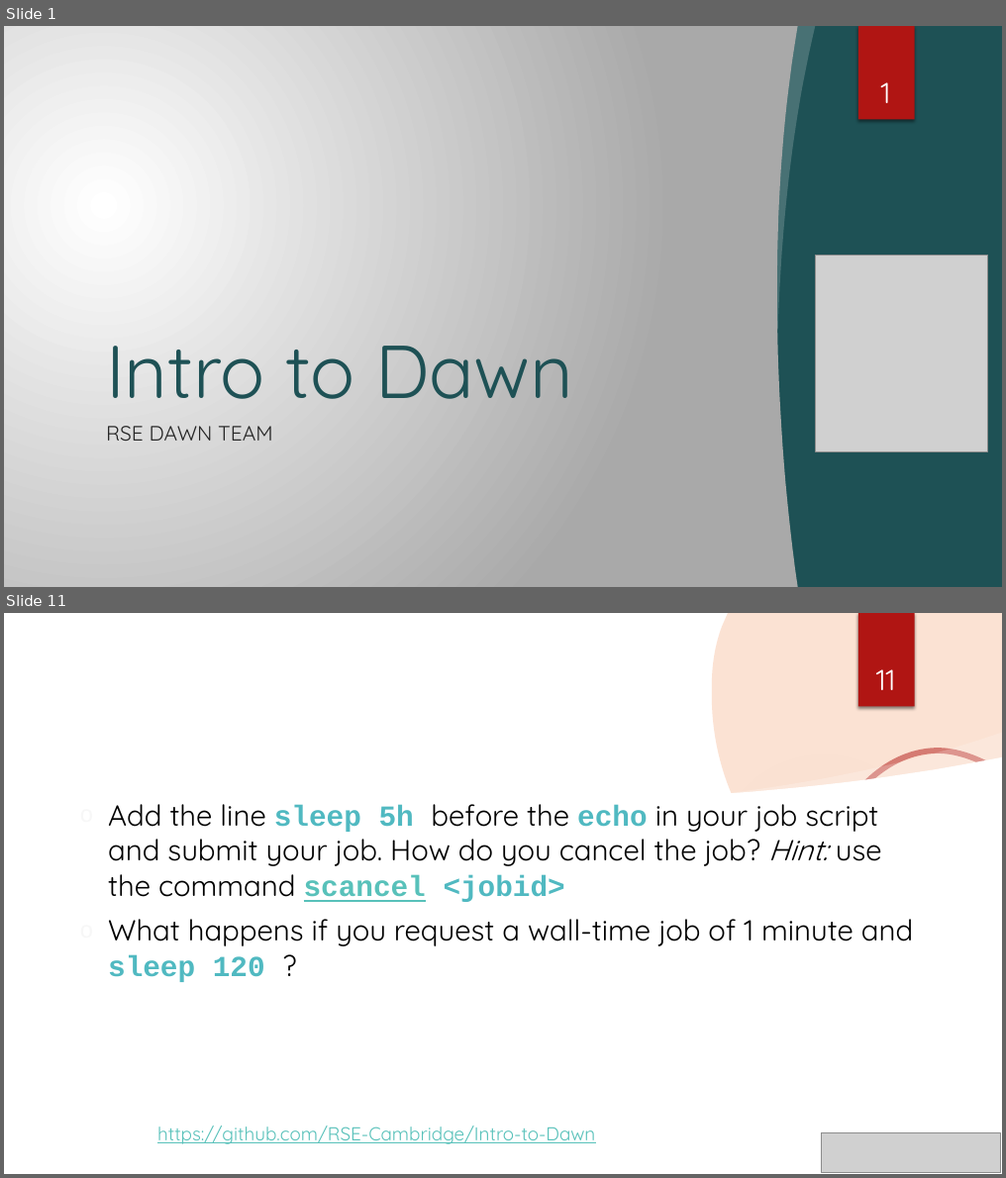
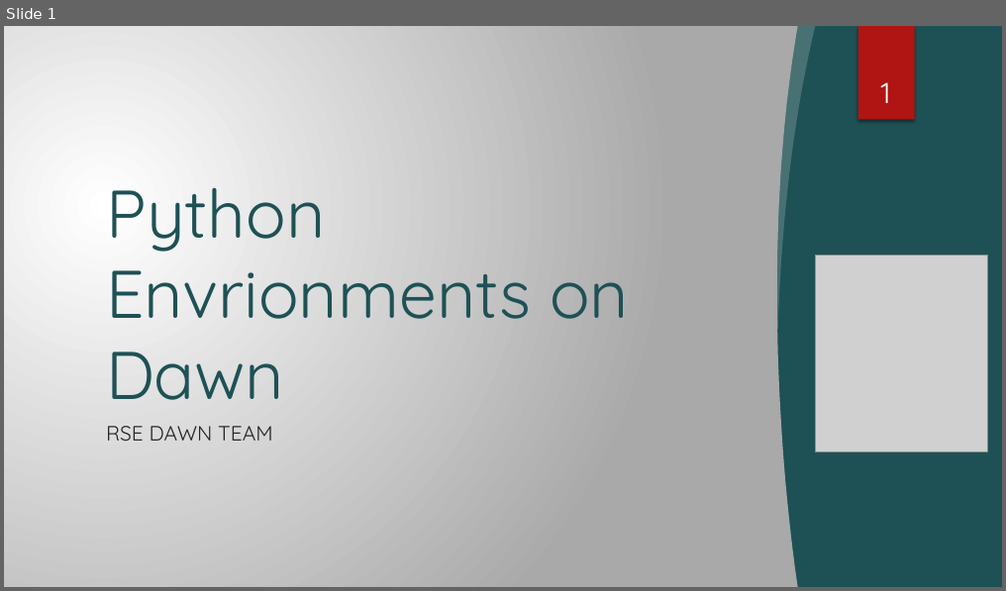
Before and after one commit to RSE-Cambridge/Intro-to-Dawn, a slide deck: Part3-PythonEnvironments/Slides/PyEnvs_onDAWN.pptx. Shown one above the other, each under a label of ours: slides 1 and 11 before the commit, slide 1 after it; the slides between them are not shown. The pictures are 1006x1178 and 1006x591 pixels, drawn with LibreOffice and Linux fonts; fonts in the diff are those of the drawing; grey boxes stand for pictures; background and template pictures are left out. Boxes give left, top, right and bottom in pixels: in the first picture for what was removed or moved away, otherwise in the second. Text is boxed around its words. In the diff, an @@ line names an element or a change of style, - is before the commit and + after.

```diff
--- a/Part3-PythonEnvironments/Slides/PyEnvs_onDAWN.pptx
+++ b/Part3-PythonEnvironments/Slides/PyEnvs_onDAWN.pptx
@@ slide 11 removed at [4, 613, 1002, 1174], background picture (left out); not listed: 1 template element that a slide beside it also shows @@
@@ freeform shape removed at [712, 613, 1002, 995] @@
@@ rectangle removed at [858, 613, 915, 707] @@
@@ page number removed at [876, 669, 896, 690] @@
-11
@@ freeform shape removed at [4, 758, 1002, 1174] @@
@@ ellipse removed at [709, 750, 939, 980] @@
@@ freeform shape removed at [718, 733, 1002, 800] @@
@@ freeform shape removed at [810, 751, 1002, 1174] @@
@@ text removed at [108, 804, 913, 982] @@
-o Add the line sleep 5h before the echo in your job script and submit your job. How do you cancel the job? Hint: use the command scancel <jobid>
-o What happens if you request a wall-time job of 1 minute and sleep 120 ?
@@ title removed at [686, 804, 797, 832] @@
-Experiment with your job
@@ text removed at [157, 1126, 595, 1145] @@
-https://github.com/RSE-Cambridge/Intro-to-Dawn
@@ picture removed at [822, 1134, 1001, 1173] @@
@@ slide 1 changed as well @@
@@ title at [106, 187, 629, 400]: text changed; size 72 to 64.8 pt @@
-Intro to Dawn
+Python Envrionments on Dawn
```
Also in this commit, not shown: 2 other slides changed, 7 slides added, 23 other slides removed, 1 other file.
